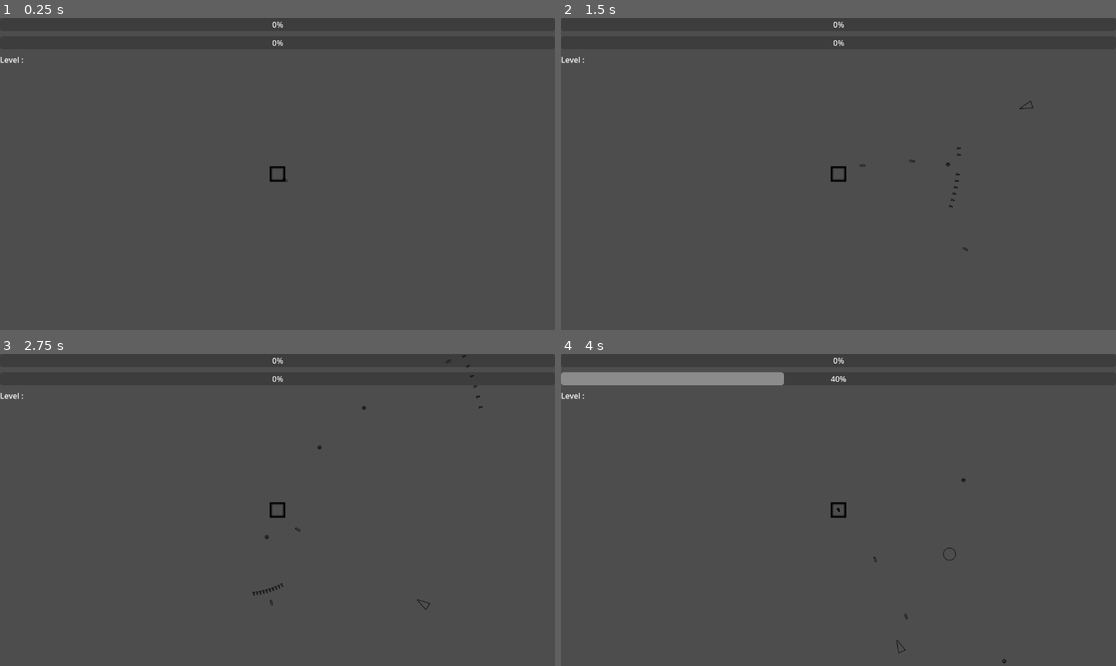
Above: before the commit, frames 1-4 (two rows, left to right).
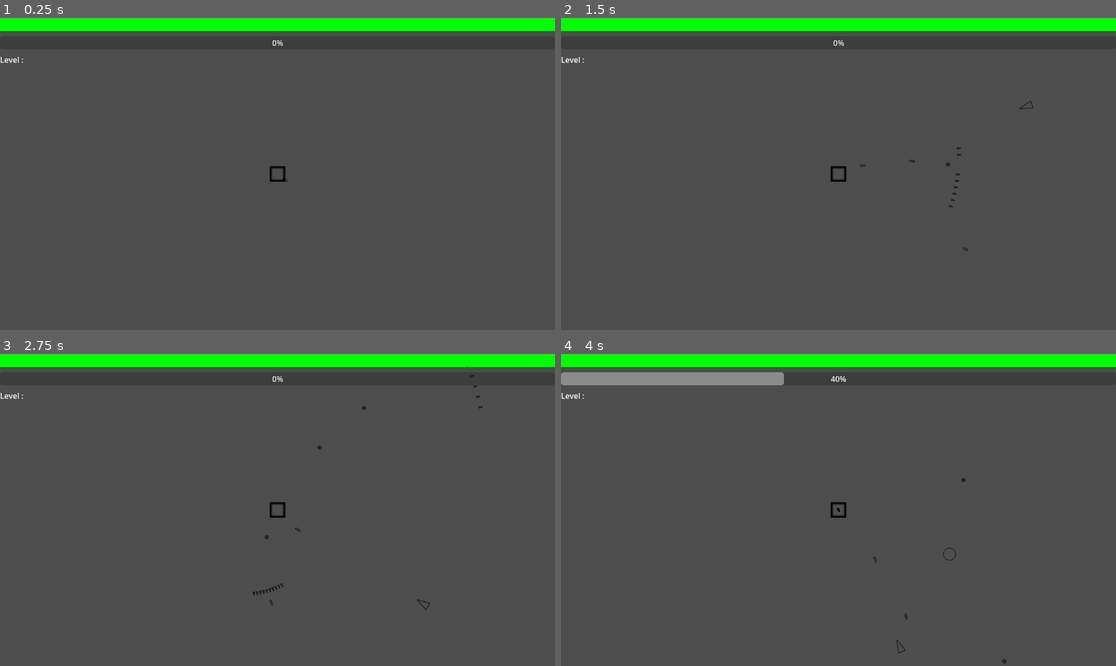
Above: after the commit, the same moments.

Repository: ROKAMETISM/Composition-Based-Practice-1
Game: Godot game, scene res://Scenes/main_game.tscn
Same seed, same stepped clock (60 frames per second), same inputs: the game is played once before the commit and once after it.
Inputs:
- Up to frame 1 (0.25 s): no input
- Up to frame 2 (1.5 s): tap Enter at 0.5 s; hold D (move_right) 0.53-1.28 s; hold S (move_down) from 1.28 s (still down)
- Up to frame 3 (2.75 s): release S (move_down) at 2.03 s; hold D (move_right) from 2.03 s (still down)
- Up to frame 4 (4 s): release D (move_right) at 2.78 s; hold W (move_up) 2.78-3.53 s; tap Space at 3.5 s; hold A (move_left) from 3.53 s (still down)

The runs differ from the first frame. In frame 1, 4.2% of the frame differs, in the area x 0-100%, y 0-5%; in frame 2, 4.2%; in frame 3, 4.2%; in frame 4, 4.2%.

Commit message:
Edit HPBar theme

Diff:
--- /dev/null
+++ b/GameTheme.tres
@@ -0,0 +1,11 @@
+[gd_resource type="Theme" load_steps=3 format=3 uid="uid://bb5gfkuix4cwx"]
+
+[sub_resource type="StyleBoxFlat" id="StyleBoxFlat_sdplq"]
+bg_color = Color(1, 0, 0, 1)
+
+[sub_resource type="StyleBoxFlat" id="StyleBoxFlat_we3xj"]
+bg_color = Color(0, 1, 0, 1)
+
+[resource]
+ProgressBar/styles/background = SubResource("StyleBoxFlat_sdplq")
+ProgressBar/styles/fill = SubResource("StyleBoxFlat_we3xj")
--- a/Scenes/hud.tscn
+++ b/Scenes/hud.tscn
@@ -1,6 +1,7 @@
-[gd_scene load_steps=2 format=3 uid="uid://ebsl77nbjexh"]
+[gd_scene load_steps=3 format=3 uid="uid://ebsl77nbjexh"]
 
 [ext_resource type="Script" uid="uid://bqvdviukqfjac" path="res://Scripts/hud.gd" id="1_e0onf"]
+[ext_resource type="Theme" uid="uid://bb5gfkuix4cwx" path="res://GameTheme.tres" id="2_fccik"]
 
 [node name="HUD" type="Control"]
 layout_mode = 3
@@ -17,6 +18,9 @@
 anchor_right = 1.0
 offset_bottom = 27.0
 grow_horizontal = 2
+theme = ExtResource("2_fccik")
+value = 100.0
+show_percentage = false
 
 [node name="XPBar" type="ProgressBar" parent="."]
 layout_mode = 1
--- a/Scripts/hud.gd
+++ b/Scripts/hud.gd
@@ -10,3 +10,8 @@
 
 func update_level(new_level) -> void:
 	$LevelLabel.text = "Level : " + str(new_level)
+
+func _process(delta: float) -> void:
+	print($HPBar.value)
+	print($HPBar.max_value)
+	print("_")
